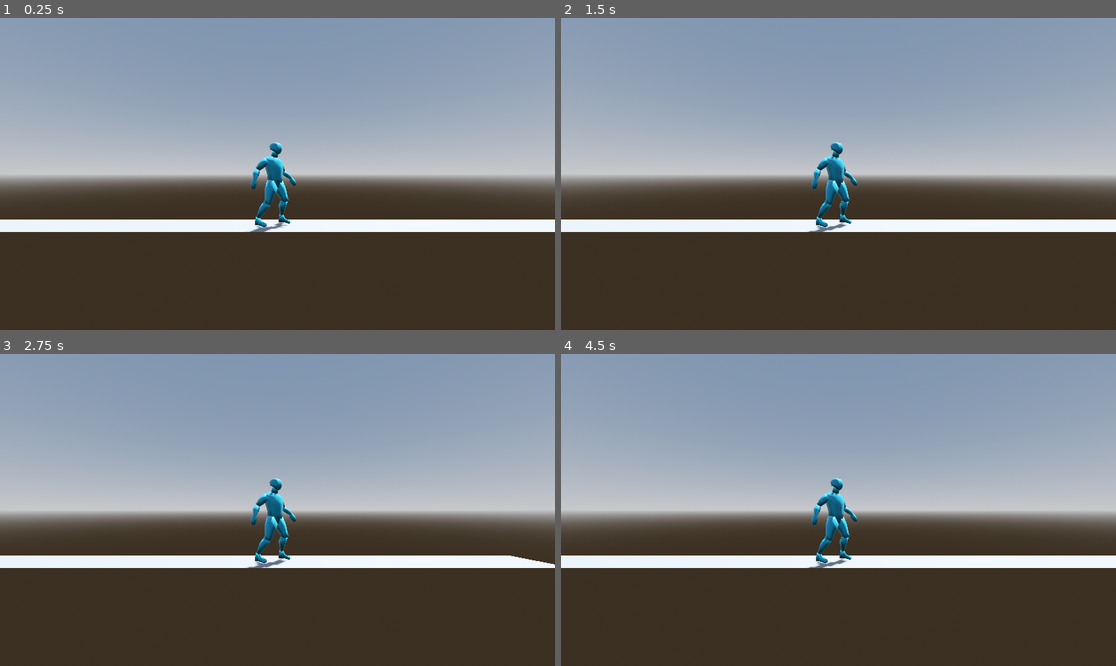
Above: before the commit, frames 1-4 (two rows, left to right).
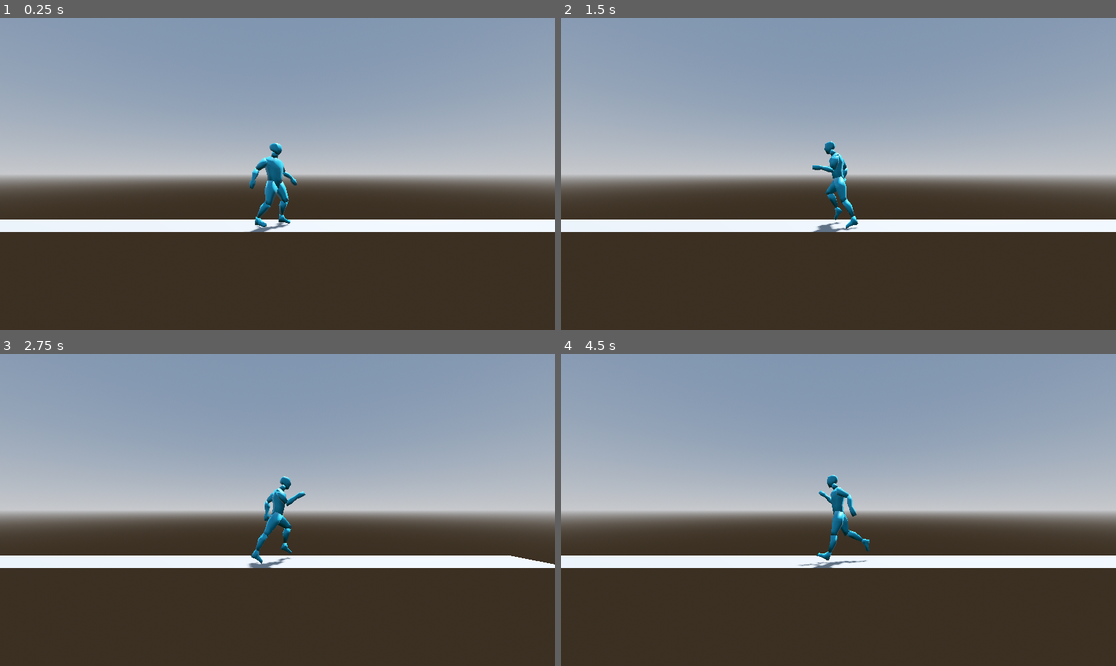
Above: after the commit, the same moments.

Repository: MeiirimZh/burning_forest_prototype
Game: Godot game, scene res://levels/world.tscn
The game is run twice, just before and just after one commit, with the same random seed, the same clock (stepped at 60 frames per second) and the same inputs. The project has no main scene, so this scene is started directly.
Inputs:
- Up to frame 1 (0.25 s): no input
- Up to frame 2 (1.5 s): hold D (right) 0.53-1.28 s; tap J (jump) at 0.77 s; hold A (left) from 1.28 s (still down)
- Up to frame 3 (2.75 s): tap J (jump) at 1.52 s; release A (left) at 2.03 s; hold D (right) from 2.03 s (still down)
- Up to frame 4 (4.5 s): tap J (jump) at 3.02, 3.77 s; release D (right) at 3.53 s; hold A (left) from 3.53 s (still down)

The runs differ from the first frame. In frame 1, 0.2% of the frame differs, in the area x 44-54%, y 39-68%; in frame 2, 1.1%; in frame 3, 1.1%; in frame 4, 1.2%, in the area x 42-56%, y 38-69%.

Commit message:
Created a method "rotate_and_play" and added idle & run animations

Diff:
--- a/scripts/spirit.gd
+++ b/scripts/spirit.gd
@@ -1,16 +1,45 @@
 extends CharacterBody3D
 
+# Nodes
+@onready var animation_player = $AnimationPlayer
+@onready var mesh = $Armature
+
+# Physics variables
 @export var speed := 7.0
 @export var jump_force := 10.0
 @export var gravity := 30.0
 
+# Variables
+@export var state := "r_idle"
+
+# Rotate the mesh and play an animation
+func rotate_and_play(angle, animation):
+	mesh.rotation.y = angle
+	animation_player.play(animation)
+
 func _physics_process(_delta) -> void:
 	var direction = 0
 
+	if state == "r_idle":
+		rotate_and_play(0, "idle")
+	elif state == "l_idle":
+		rotate_and_play(85, "idle")
+	elif state == "r_run":
+		rotate_and_play(-92.5, "run")
+	elif state == "l_run":
+		rotate_and_play(92.5, "run")
+
 	if Input.is_action_pressed("left"):
 		direction = -1
+		state = "l_run"
 	elif Input.is_action_pressed("right"):
 		direction = 1
+		state = "r_run"
+
+	if Input.is_action_just_released("left"):
+		state = "l_idle"
+	elif Input.is_action_just_released("right"):
+		state = "r_idle"
 
 	velocity.x = direction * speed
 
